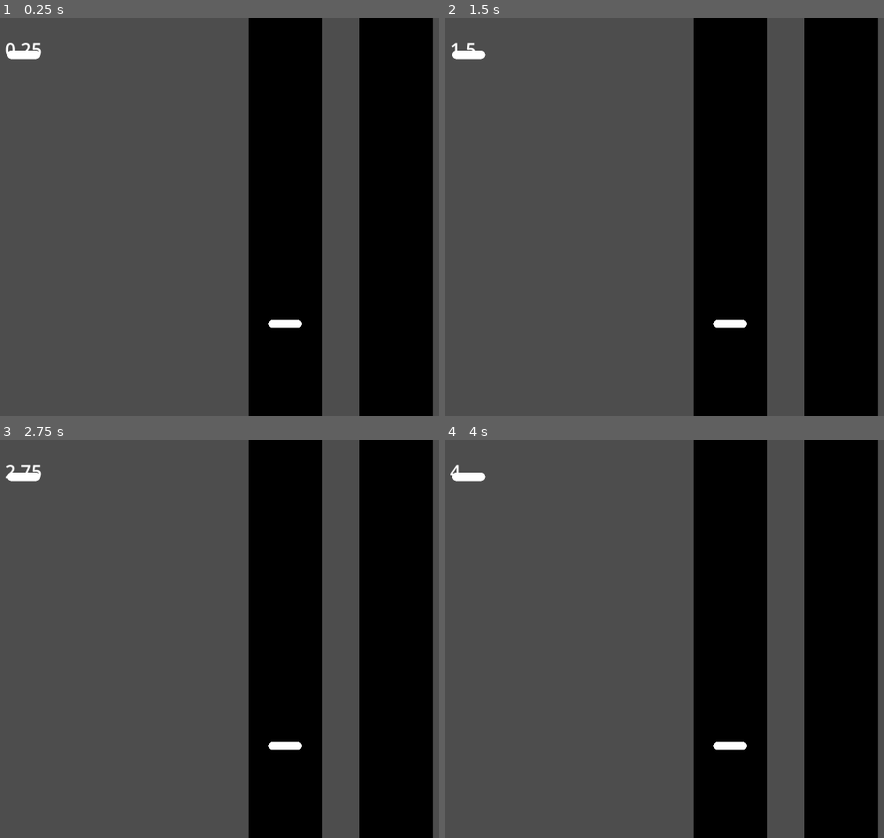
Above: before the commit, frames 1-4 (two rows, left to right).
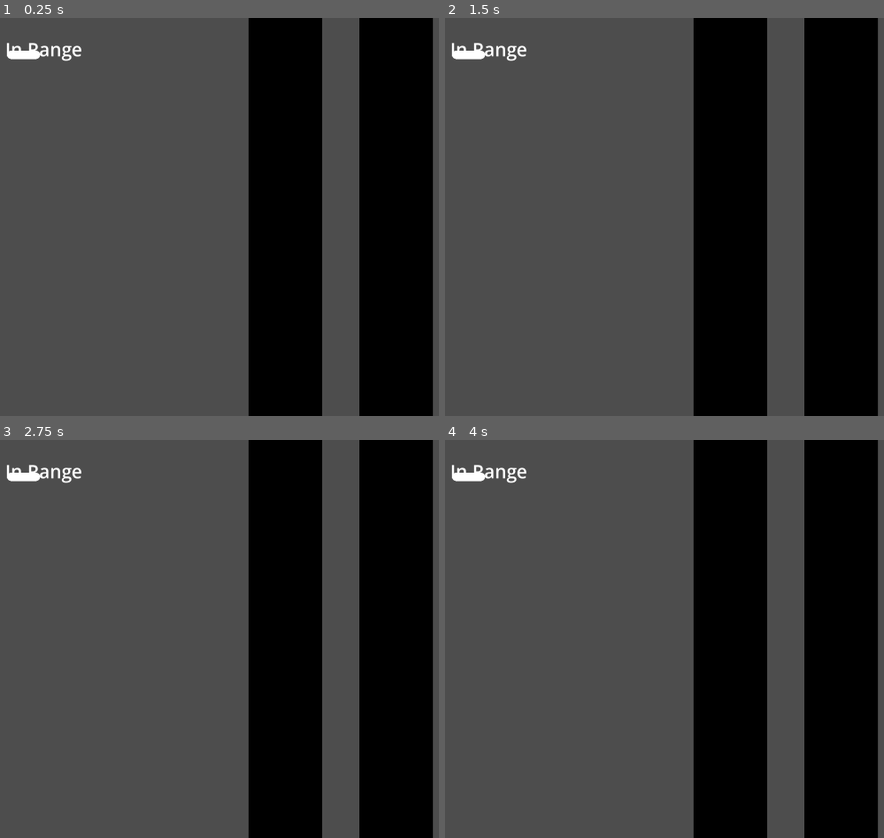
Above: after the commit, the same moments.

Repository: steamboatsonic/JamBop
Game: Godot game, scene res://Gameplay.tscn
Two runs of this game, one before a commit and one after it. Both use one fixed random seed, a clock stepped at 60 frames per second and the inputs below.
Inputs:
- Up to frame 1 (0.25 s): no input
- Up to frame 2 (1.5 s): tap Enter at 0.5 s; tap Space at 1.25 s
- Up to frame 3 (2.75 s): tap Enter at 2 s
- Up to frame 4 (4 s): tap Space at 2.75 s; tap Enter at 3.5 s

The runs differ from the first frame. In frame 1, 0.4% of the frame differs, in the area x 1-69%, y 6-78%; in frame 2, 0.4%; in frame 3, 0.4%; in frame 4, 0.4%.

Commit message:
Gems Gearing up to Move
- Preparing for moving the gems according to todaysTime
- todaysTime is now in milliseconds
- todo: get gemParent out of the way during gameplay

Diff:
--- a/GemManager.gd
+++ b/GemManager.gd
@@ -40,7 +40,7 @@
 	gem.position = Vector2(100,100);
 	gem.set_meta("TimingMSec", 10.000);
 	# writeDebug(str(gem.position));
-	writeDebug(str(gem.get_meta("TimingMSec")));
+	# writeDebug(str(gem.get_meta("TimingMSec")));
 
 
 	# instance.position = vector2(20,20);
@@ -49,9 +49,8 @@
 # Called every frame. 'delta' is the elapsed time since the previous frame.
 func _process(_delta):
 	# var startTime = Get_Ticks_MSec ();
-	todaysTime = Time.get_unix_time_from_system() - startTime;
-	set_meta("todaysTime", (Time.get_unix_time_from_system() - get_meta("startTime")));
-	# get_node("../../DebugText").text = str(todaysTime);
+	set_meta("todaysTime", (Time.get_unix_time_from_system() - get_meta("startTime")) * 1000);
+	# writeDebug(str(get_meta("todaysTime")));
 
 func writeDebug(textToWrite:String):
 	get_node("../../DebugText").text = textToWrite;
--- a/gem.gd
+++ b/gem.gd
@@ -10,8 +10,14 @@
 
 # Called every frame. 'delta' is the elapsed time since the previous frame.
 func _process(_delta):
-	writeDebug(str(gemManager.get_meta("todaysTime")))
-	pass
+	# writeDebug(str(gemManager.get_meta("todaysTime")))
+	if gemManager.get_meta("todaysTime") > (get_meta("TimingMSec") - 8000):
+		writeDebug("In Range");
+		position = Vector2(
+			810,
+			7500 + (gemManager.get_meta("todaysTime") - get_meta("TimingMSec")))
+	else:
+		writeDebug("Out of Rnnge");
 
 func writeDebug(textToWrite:String):
 	get_node("../../../DebugText").text = textToWrite;
